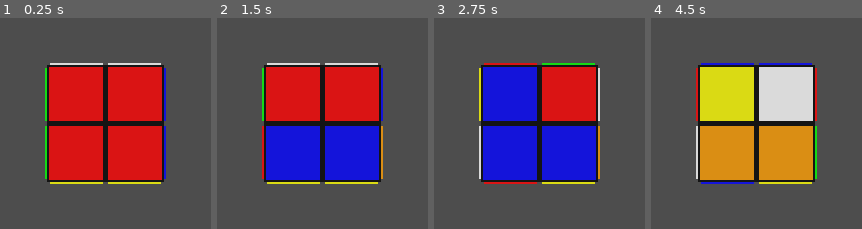
Above: before the commit, frames 1-4 (left to right).
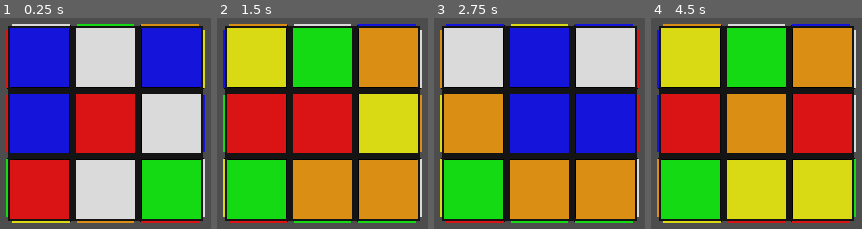
Above: after the commit, the same moments.

Repository: sieradzki/RLCubeSolver-Godot
Game: Godot game, scene res://CubeEnv/Main.tscn
Same seed, same stepped clock (60 frames per second), same inputs: the game is played once before the commit and once after it. Before the commit the project starts from res://CubeEnv/Cube.tscn.
Inputs (mouse positions are in pixels of both pictures, inside the frame that each line leads up to):
- Up to frame 1 (0.25 s): no input
- Up to frame 2 (1.5 s): tap Enter at 0.5 s; move the mouse to (outside the picture) at 0.52 s; hold W 0.53-1.28 s; hold 9 0.53-1.28 s; click (outside the picture) at 0.67 s; tap 0 at 0.8, 1.35 s; tap Space at 1.25 s; move the mouse to (outside the picture) at 1.27 s
- Up to frame 3 (2.75 s): tap 1 at 1.55 s; tap Enter at 2 s; move the mouse to (619, 24) at 2.02 s; hold W from 2.03 s (still down); hold 1 from 2.03 s (still down); tap Q at 2.3 s
- Up to frame 4 (4.5 s): tap Space at 2.75, 4.25 s; move the mouse to (716, 214) at 2.77 s; release 1 at 2.78 s; tap Q at 2.85 s; click (716, 214) at 2.92 s; tap 2 at 3.05 s; tap Enter at 3.5 s; move the mouse to (outside the picture) at 3.52 s; release W at 3.53 s; hold 2 3.53-4.28 s; tap 3 at 3.8, 4.35 s; move the mouse to (outside the picture) at 4.27 s

The runs differ from the first frame. In frame 1, 80% of the frame differs, in the area x 2-98%, y 2-98%; in frame 2, 83%; in frame 3, 80%; in frame 4, 83%.

Commit message:
client-server communication first sketch

Diff:
--- a/environment/CubeEnv/Cube.gd
+++ b/environment/CubeEnv/Cube.gd
@@ -1,3 +1,4 @@
+class_name Cube
 extends Node3D
 
 
@@ -30,19 +31,19 @@
 
 var rng = RandomNumberGenerator.new()
 
-func _ready():
-	create_cube(cube_size)
-	var ret = get_initial_faces_and_positions()
-	cube_faces = ret[0]
-	current_positions = ret[1]
-	print(cube_state)
+#func _ready():
+	#pass
+	#create_cube(cube_size)
+	#
+	#print(cube_state)
 	#print(current_positions)
 
 func _input(delta):
+	""" Testing only """
 	if is_rotating:
 		return
 	if Input.is_key_pressed(KEY_1):
-		scramble_cube(10)
+		rotate_side(CubeSide.TOP, 0, -90)
 	elif Input.is_key_pressed(KEY_Q):
 		rotate_side(CubeSide.TOP, 0, -90)
 	elif Input.is_key_pressed(KEY_2):
@@ -65,52 +66,28 @@
 		rotate_side(CubeSide.LEFT, 2, 90)
 	elif Input.is_key_pressed(KEY_Y):
 		rotate_side(CubeSide.LEFT, 2, -90)
-
-func rotate_side(side, layer, angle):
-	is_rotating = true
-	if current_rotation_group:
-			disband_rotation_group(current_rotation_group)
-	current_rotation_group = create_rotation_group(side, layer)
-	rotate_group(current_rotation_group, get_rotation_axis(side), angle)
-	update_cube_pieces(side, layer, angle)
-
-func get_rotation_axis(side: CubeSide):
-	match side:
-		CubeSide.RIGHT, CubeSide.LEFT:
-			return AXIS_X
-		CubeSide.TOP, CubeSide.BOTTOM:
-			return AXIS_Y
-		CubeSide.FRONT, CubeSide.BACK:
-			return AXIS_Z
-
-func init_face(color, size):
-	var face = []
-	for y in range(size):
-		var row = []
-		for x in range(size):
-			row.append(color)
-		face.append(row)
-	return face
-
-func create_cube(size):
+	elif Input.is_key_pressed(KEY_9):
+		scramble_cube(10)
+
+func create_cube():
 	# Prepare an array for storing cube's state
 	cube_pieces = []
-	for x in range(size):
+	for x in range(cube_size):
 		var layer = []  # Create a new layer
-		for y in range(size):
+		for y in range(cube_size):
 			var row = []  # Create a new row in the current layer
-			for z in range(size):
+			for z in range(cube_size):
 				row.append(null)  # Initialize each cell in the row
 			layer.append(row)  # Add the row to the current layer
 		cube_pieces.append(layer)  # Add the layer to the cube
 
 	# Center the cube on the scene
-	var offset = (size - 1) / 2.0
+	var offset = (cube_size - 1) / 2.0
 	# Dynamically create cube of given size
-	for x in range(size):
-		for y in range(size):
-			for z in range(size):
-				if x == 0 or x == size - 1 or y == 0 or y == size - 1 or z == 0 or z == size - 1:
+	for x in range(cube_size):
+		for y in range(cube_size):
+			for z in range(cube_size):
+				if x == 0 or x == cube_size - 1 or y == 0 or y == cube_size - 1 or z == 0 or z == cube_size - 1:
 					# Instantiate the small cube piece
 					var piece = piece_scene.instantiate()
 					# Set the correct position
@@ -120,12 +97,38 @@
 					add_child(piece)
 					cube_pieces[x][y][z] = piece
 					# Hide unseen faces
-					piece.get_child(CubeSide.TOP).visible = y == size - 1
+					piece.get_child(CubeSide.TOP).visible = y == cube_size - 1
 					piece.get_child(CubeSide.BOTTOM).visible = y == 0
 					piece.get_child(CubeSide.LEFT).visible = x == 0
-					piece.get_child(CubeSide.RIGHT).visible = x == size - 1
+					piece.get_child(CubeSide.RIGHT).visible = x == cube_size - 1
 					piece.get_child(CubeSide.FRONT).visible = z == 0
-					piece.get_child(CubeSide.BACK).visible = z == size - 1
+					piece.get_child(CubeSide.BACK).visible = z == cube_size - 1
+
+	var ret = get_initial_faces_and_positions()
+	cube_faces = ret[0]
+	current_positions = ret[1]
+
+func reset_cube():
+	print("Reseting environment...")
+	# Perform cleanup
+	for child in get_children():
+		# Check if the child is an instance of CSGBox3D
+		if child is CSGBox3D:
+			child.queue_free()  # Remove only CSGBox3D nodes
+	# Idk if this needs to be done but w/e
+	var cube_pieces = Array()
+	var cube_faces # face objects
+	var cube_state = [] # colors on each side
+
+	create_cube()
+	print("Scrambling the cube...")
+	scramble_cube()
+	print("Environment ready")
+
+	var prev_positions # previous face positions
+	var current_positions # current face positions
+
+	var is_rotating = false
 
 func scramble_cube(min_rotations=10):
 	rng.randomize()
@@ -148,13 +151,10 @@
 		rotate_side(side, layer, angle)
 
 func get_cube_state() -> Array:
-	var state = Array()
-	for side in range(6):
-		var side_pieces = get_pieces_on_side(side, 0)
-	return state
+	return cube_state
 
 func get_initial_faces_and_positions():
-	""" This is unnecessarily complicated because I thought there is a bug but there actually wasn't and I'm not rewriting it again :)) """
+	""" This is unnecessarily complicated because I thought there is a bug but there actually wasn't and I'm not rewriting it again :^ )) """
 	var all_faces = []
 	var all_positions = []
 
@@ -224,6 +224,32 @@
 			row.append(face.get_global_position())
 		print(row)
 
+
+func rotate_side(side, layer, angle):
+	is_rotating = true
+	if current_rotation_group:
+			disband_rotation_group(current_rotation_group)
+	current_rotation_group = create_rotation_group(side, layer)
+	rotate_group(current_rotation_group, get_rotation_axis(side), angle)
+	update_cube_pieces(side, layer, angle)
+
+func get_rotation_axis(side: CubeSide):
+	match side:
+		CubeSide.RIGHT, CubeSide.LEFT:
+			return AXIS_X
+		CubeSide.TOP, CubeSide.BOTTOM:
+			return AXIS_Y
+		CubeSide.FRONT, CubeSide.BACK:
+			return AXIS_Z
+
+func init_face(color, size):
+	var face = []
+	for y in range(size):
+		var row = []
+		for x in range(size):
+			row.append(color)
+		face.append(row)
+	return face
 
 func get_pieces_on_side(side: CubeSide, layer: int) -> Array:
 	var pieces = []
@@ -421,19 +447,16 @@
 		rotation_group.rotation_degrees = end_rotation
 		disband_rotation_group(rotation_group)
 		current_rotation_group = null
-		is_rotating = false
 		prev_positions = current_positions
 		current_positions = get_faces_positions(cube_faces)
 		update_cube_state()
-		print(cube_state)
+		is_rotating = false
+		#print(cube_state)
 
 func _on_tween_finished(rotation_group):
 	disband_rotation_group(rotation_group)
 	current_rotation_group = null
+	prev_positions = current_positions
+	current_positions = get_faces_positions(cube_faces)
+	update_cube_state()
 	is_rotating = false
-	prev_positions = current_positions.duplicate(true)
-	current_positions = get_faces_positions(cube_faces).duplicate(true)
-	print(prev_positions)
-	print(current_positions)
-	update_cube_state()
-	print(cube_state)
--- /dev/null
+++ b/environment/CubeEnv/Main.gd
@@ -0,0 +1,26 @@
+extends Node
+
+var cube_instance
+var server_instance
+
+func _ready():
+	# Instantiate nodes
+	cube_instance = $Cube
+	server_instance = $ServerNode
+
+	# Pass the cube instance to the server
+	server_instance.set_cube_instance(cube_instance)
+
+	# Start the server
+	server_instance.start_server(4242)
+
+	# Set up cube environment
+	reset_environment()
+
+func reset_environment():
+	cube_instance.reset_cube()
+
+func _input(delta):
+	""" Testing only """
+	if Input.is_key_pressed(KEY_0):
+		reset_environment()
--- /dev/null
+++ b/environment/CubeEnv/Main.tscn
@@ -0,0 +1,13 @@
+[gd_scene load_steps=4 format=3 uid="uid://b8amt0pw5mq7e"]
+
+[ext_resource type="PackedScene" uid="uid://cpl4etmcvjil0" path="res://CubeEnv/Cube.tscn" id="1_ibqld"]
+[ext_resource type="Script" path="res://CubeEnv/Main.gd" id="1_k5wqs"]
+[ext_resource type="PackedScene" uid="uid://cyqnw6pevxkf3" path="res://CubeEnv/ServerNode.tscn" id="2_s042f"]
+
+[node name="Main" type="Node"]
+script = ExtResource("1_k5wqs")
+
+[node name="Cube" parent="." instance=ExtResource("1_ibqld")]
+cube_size = 3
+
+[node name="ServerNode" parent="." instance=ExtResource("2_s042f")]
--- /dev/null
+++ b/environment/CubeEnv/ServerNode.gd
@@ -0,0 +1,63 @@
+class_name ServerNode
+extends Node
+
+var server := TCPServer.new()
+var peer: StreamPeerTCP
+var connected = false
+
+var cube_instance
+
+func _ready():
+	pass
+	#server.listen(4242)
+	#cube_instance = get_node("res://CubeEnv/Cube.gd") # Initialize your Cube instance here
+
+func set_cube_instance(cube):
+	cube_instance = cube
+
+func start_server(port: int):
+	print("Server is starting...")
+	server.listen(port)
+	print("Listening on port {}".format([port], "{}"))
+
+
+func _process(delta):
+	if server.is_connection_available():
+		peer = server.take_connection()
+		connected = true
+		print("Client connected")
+
+	if connected:
+		peer.poll()  # Update the state of the connection
+		if peer.get_available_bytes() > 0:
+			var message = peer.get_utf8_string(peer.get_available_bytes())
+			print("Received from client: " + message)
+			# Process the message and respond
+			process_command(message)
+			# Only for testing
+			#var response = "Message received: " + message
+			#peer.put_data(response.to_utf8_buffer())
+
+func process_command(command: String) -> String:
+	var parts = command.split(":")
+	var json = JSON.new()
+	match parts[0]:
+		"reset":
+			cube_instance.reset_cube()
+			return JSON.stringify(cube_instance.get_cube_state())
+		"step": # placeholder
+			var action = parts[1]
+			var result = cube_instance.step(action)
+			return JSON.stringify({'next_state': result[0], 'reward': result[1], 'done': result[2], 'info': result[3]})
+		_:
+			return JSON.stringify({'error': 'Unknown command'})
+
+# Send notification that server is closing the connection
+func _notification(what):
+	if what == NOTIFICATION_PREDELETE:
+		close_client_connection(peer)
+
+func close_client_connection(peer):
+	var close_message = "close_connection"
+	peer.put_data(close_message.to_utf8_buffer())
+	peer.disconnect_from_host()
--- /dev/null
+++ b/environment/CubeEnv/ServerNode.tscn
@@ -0,0 +1,6 @@
+[gd_scene load_steps=2 format=3 uid="uid://cyqnw6pevxkf3"]
+
+[ext_resource type="Script" path="res://CubeEnv/ServerNode.gd" id="1_empgj"]
+
+[node name="ServerNode" type="Node"]
+script = ExtResource("1_empgj")
--- a/environment/project.godot
+++ b/environment/project.godot
@@ -11,6 +11,6 @@
 [application]
 
 config/name="CubeEnvironment"
-run/main_scene="res://CubeEnv/Cube.tscn"
+run/main_scene="res://CubeEnv/Main.tscn"
 config/features=PackedStringArray("4.2", "Forward Plus")
 config/icon="res://icon.svg"
Not shown, changed: .gitignore
Not shown, added: agent/socket_client.py
